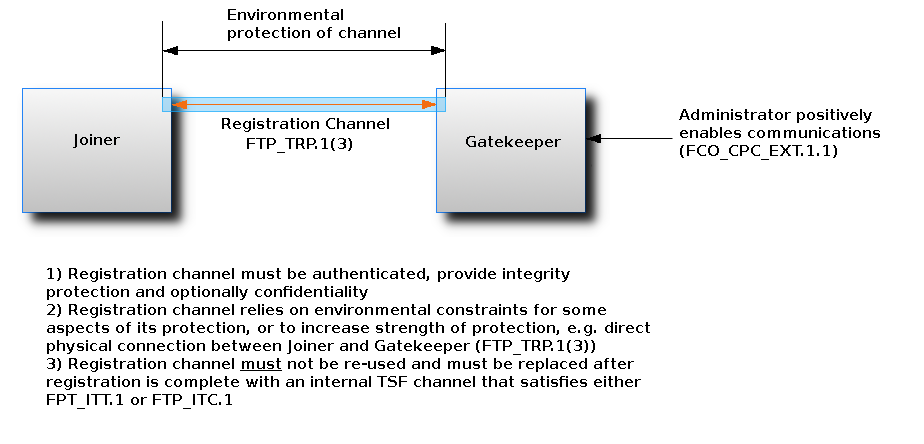
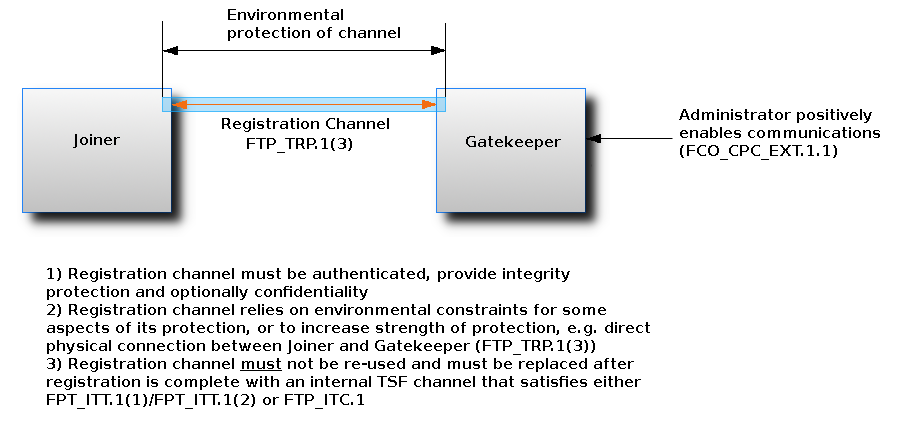
The second 924x444 image is a revision of the first. Changes to its layers:
painted on "1) Registration channel must b..." over (126, 394, 364, 409)
